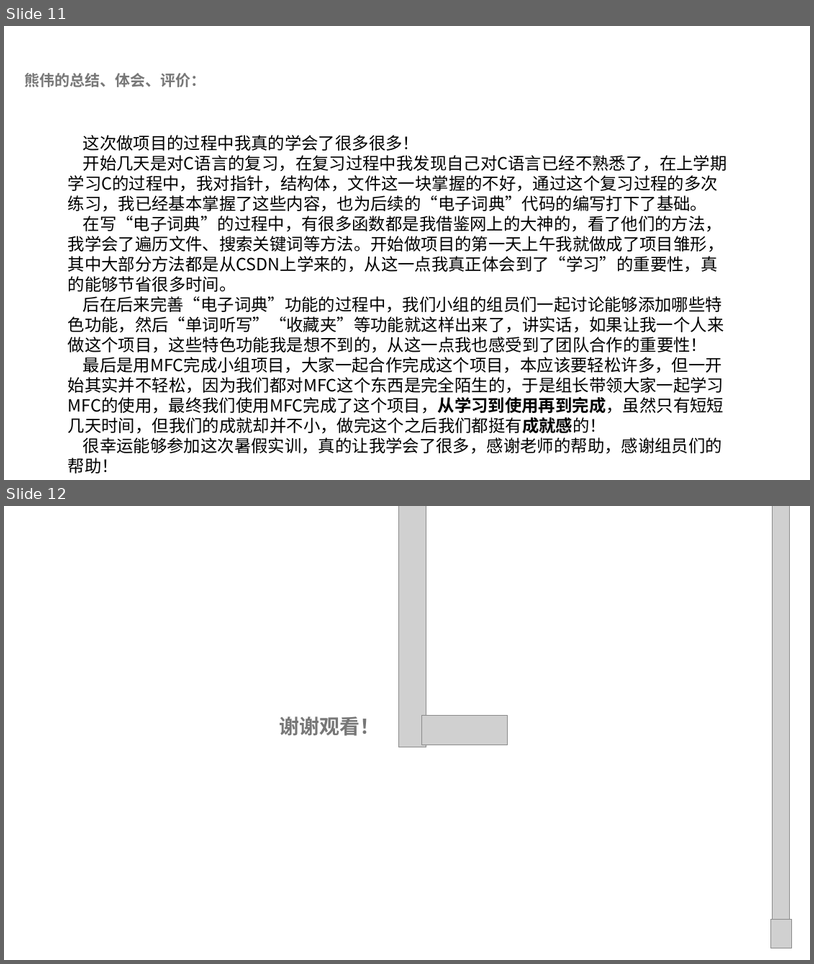
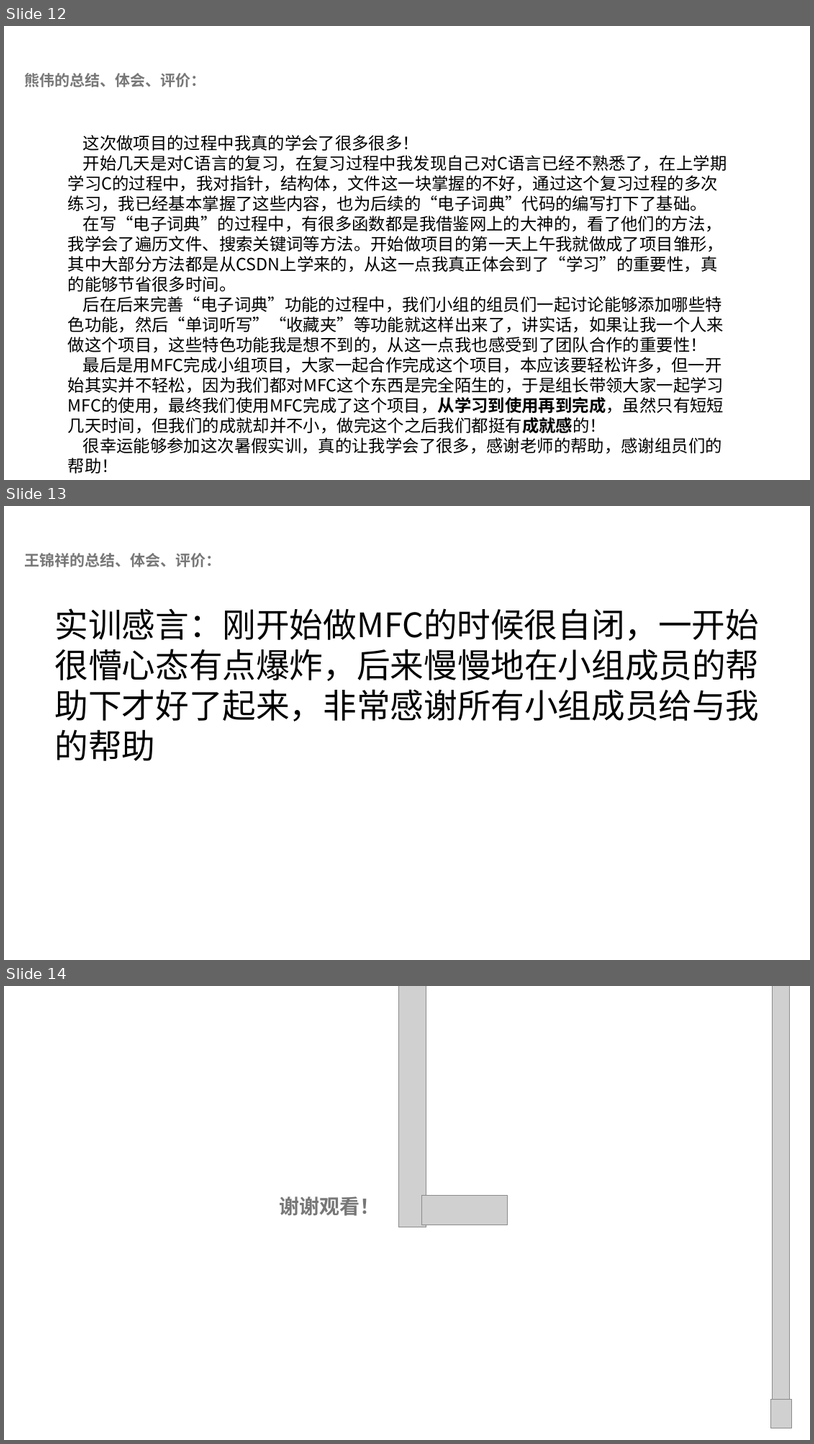
Before and after one commit to CC1AH/SummerTraining, a slide deck: 项目答辩总ppt.pptx. Shown one above the other, each under a label of ours: slides 11 and 12 before the commit, slides 12, 13 and 14 after it. The pictures are 814x964 and 814x1444 pixels, drawn with LibreOffice and Linux fonts; fonts in the diff are those of the drawing; grey boxes stand for pictures; background and template pictures are left out. Boxes give left, top, right and bottom in pixels: in the first picture for what was removed or moved away, otherwise in the second. Text is boxed around its words. In the diff, an @@ line names an element or a change of style, - is before the commit and + after.

```diff
--- a/项目答辩总ppt.pptx
+++ b/项目答辩总ppt.pptx
@@ slide 13 added at (4,506,810,960), background picture (left out) @@
@@ text added at (24,553,221,567), 18 pt, text #777777, bold @@
+王锦祥的总结、体会、评价：
@@ text added at (55,608,760,761), 40 pt, text #000000 @@
+实训感言：刚开始做MFC的时候很自闭，一开始很懵心态有点爆炸，后来慢慢地在小组成员的帮助下才好了起来，非常感谢所有小组成员给与我的帮助
@@ what was slide 11 is now slide 12 @@
@@ what was slide 12 is now slide 14 @@
```
Also in this commit, not shown: 4 slides changed, 2 other slides added, 1 slide removed.
